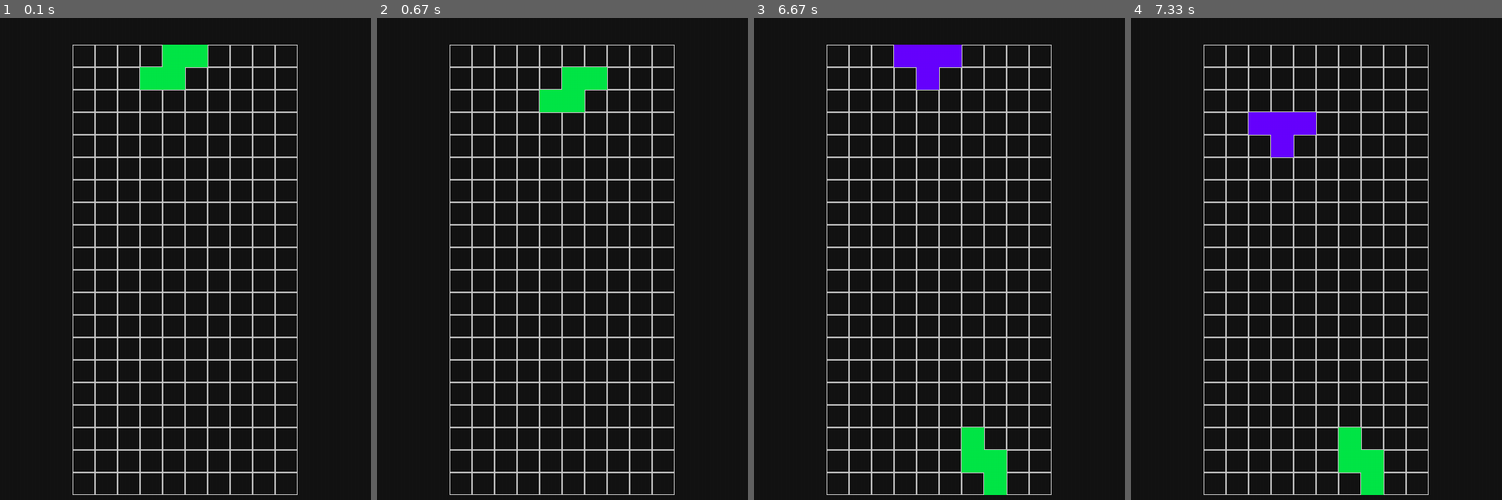
Above: before the commit, frames 1-4 (left to right).
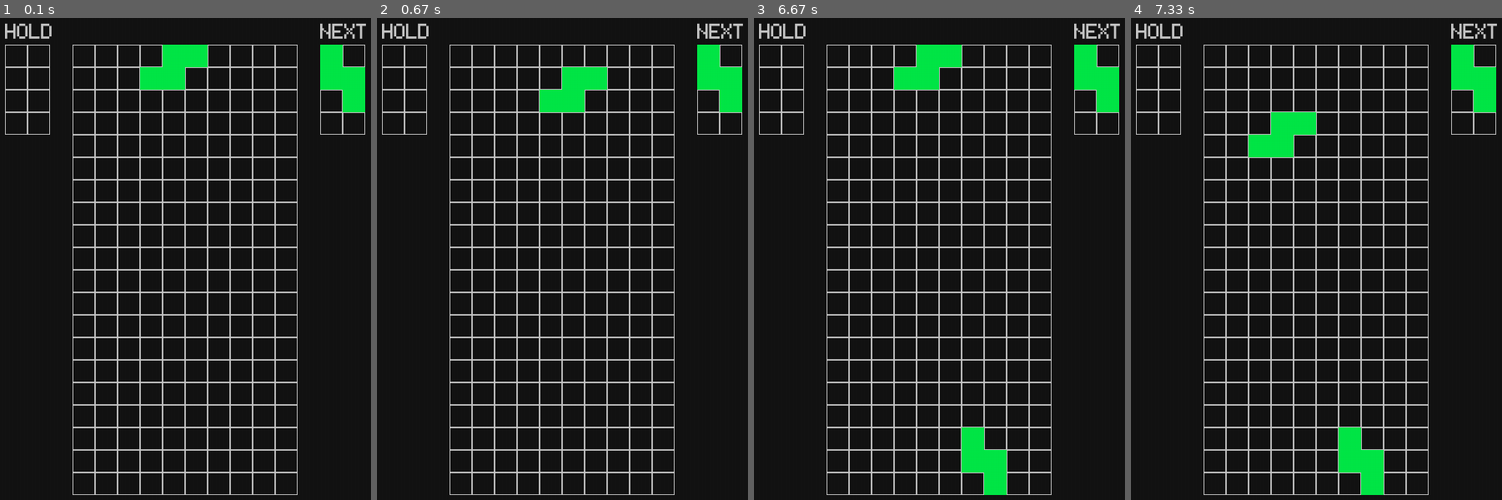
Above: after the commit, the same moments.

Repository: phi-luan/pygame-tetris
Game: pygame game, started from main.py
Two runs of this game, one before a commit and one after it. Both use one fixed random seed, a clock stepped at 60 frames per second and the inputs below.
Inputs:
- Up to frame 1 (0.1 s): no input
- Up to frame 2 (0.67 s): hold Right from 0.33 s (still down)
- Up to frame 3 (6.67 s): release Right at 0.8 s; hold Up 0.83-1.13 s; hold Right 1.17-1.63 s; hold Left 1.67-2.2 s; hold Down 2.23-2.53 s; hold Left 2.57-2.97 s; hold Up 3-3.37 s; hold Right 3.4-4.03 s; hold Down 4.07-4.43 s; hold Left 4.47-4.93 s; hold Right 4.97-5.43 s; hold Up 5.47-5.77 s; hold Right 5.8-6.27 s; hold Left from 6.3 s (still down)
- Up to frame 4 (7.33 s): release Left at 6.83 s; hold Down 6.87-7.17 s; hold Left from 7.2 s (still down)

The runs differ from the first frame. In frame 1, 2.0% of the frame differs, in the area x 1-99%, y 1-25%; in frame 2, 2.0%; in frame 3, 3.4%; in frame 4, 3.4%.

Commit message:
update interface + next block added

Diff:
--- a/blocks/L_block.py
+++ b/blocks/L_block.py
@@ -11,3 +11,6 @@
         fourth = Unit([5, 2], const.BLUE)
 
         self.units.add(first, second, third, fourth)
+
+    def get_still_image(self):
+        return [[(True, const.BLUE) if (i == 0 and j != 3) or (j == 2) else (False, const.WHITE) for i in range(2) ] for j in range(4)]
--- a/blocks/i_block.py
+++ b/blocks/i_block.py
@@ -5,9 +5,12 @@
 class I_Block(Block):
     def __init__(self):
         super().__init__(const.CYAN)
-        first = Unit([4, 0], const.CYAN)
-        second = Unit([4, 1], const.CYAN)
-        third = Unit([4, 2], const.CYAN)
-        fourth = Unit([4, 3], const.CYAN)
+        first = Unit([6, 0], const.CYAN)
+        second = Unit([5, 0], const.CYAN)
+        third = Unit([4, 0], const.CYAN)
+        fourth = Unit([3, 0], const.CYAN)
 
         self.units.add(first, second, third, fourth)
+
+    def get_still_image(self):
+        return [[(True, const.CYAN) if i == 0 else (False, const.WHITE) for i in range(2) ] for j in range(4)]
--- a/blocks/j_block.py
+++ b/blocks/j_block.py
@@ -11,3 +11,6 @@
         fourth = Unit([3, 2], const.ORANGE)
 
         self.units.add(first, second, third, fourth)
+
+    def get_still_image(self):
+        return [[(True, const.ORANGE) if (i == 1 and j != 3) or (j == 2) else (False, const.WHITE) for i in range(2) ] for j in range(4)]
--- a/blocks/o_block.py
+++ b/blocks/o_block.py
@@ -14,3 +14,6 @@
 
     def rotate_right(self, board):
         pass
+
+    def get_still_image(self):
+        return [[(True, const.YELLOW) if (0 < j < 3) else (False, const.WHITE) for i in range(2) ] for j in range(4)]
--- a/blocks/s_block.py
+++ b/blocks/s_block.py
@@ -11,3 +11,6 @@
         fourth = Unit([3, 1], const.GREEN)
 
         self.units.add(first, second, third, fourth)
+
+    def get_still_image(self):
+        return [[(True, const.GREEN) if (i == 0 and j < 2) or (i == 1 and 0 < j <= 2) else (False, const.WHITE) for i in range(2) ] for j in range(4)]
--- a/blocks/t_block.py
+++ b/blocks/t_block.py
@@ -11,3 +11,6 @@
         fourth = Unit([4, 1], const.PURPLE)
 
         self.units.add(first, second, third, fourth)
+
+    def get_still_image(self):
+        return [[(True, const.PURPLE) if (i == 0 and j != 3) or (i == 1 and j == 1) else (False, const.WHITE) for i in range(2) ] for j in range(4)]
--- a/blocks/z_block.py
+++ b/blocks/z_block.py
@@ -11,3 +11,6 @@
         fourth = Unit([5, 1], const.RED)
 
         self.units.add(first, second, third, fourth)
+
+    def get_still_image(self):
+        return [[(True, const.RED) if (i == 0 and 0 < j <= 2) or (i == 1 and j < 2) else (False, const.WHITE) for i in range(2) ] for j in range(4)]
--- a/main.py
+++ b/main.py
@@ -14,7 +14,7 @@
 
 import constants as const
 
-def draw_grid(board):
+def draw_interface(board, next_block):
 
     SCREEN.fill(const.BLACK)
 
@@ -28,6 +28,47 @@
             else:
                 rect = pygame.Rect(x, y, const.BLOCK_SIZE, const.BLOCK_SIZE)
                 pygame.draw.rect(SCREEN, const.WHITE, rect, 1)
+
+    write_text()
+    draw_next_interface(next_block)
+
+
+def draw_next_interface(next_block):
+    next_start_x = const.GRID_END_X + 30
+    next_end_x = const.GRID_END_X + 90
+    next_start_y = const.GRID_START_Y
+    next_end_y = const.GRID_START_Y + 120
+
+    still_image = next_block.get_still_image()
+    for x in range(next_start_x, next_end_x, const.BLOCK_SIZE):
+        for y in range(next_start_y, next_end_y, const.BLOCK_SIZE):
+            i, j = ((x - next_start_x) // const.BLOCK_SIZE, (y - next_start_y) // const.BLOCK_SIZE)
+            filled, color = still_image[j][i]
+
+            if filled:
+                pygame.draw.rect(SCREEN, color, (x, y, const.BLOCK_SIZE, const.BLOCK_SIZE))
+            else:
+                rect = pygame.Rect(x, y, const.BLOCK_SIZE, const.BLOCK_SIZE)
+                pygame.draw.rect(SCREEN, const.WHITE, rect, 1)
+
+
+
+
+
+    # HOLD interface
+    for x in range(const.GRID_START_X - 90, const.GRID_START_X - 30, const.BLOCK_SIZE):
+        for y in range(const.GRID_START_Y, const.GRID_START_Y + 120, const.BLOCK_SIZE):
+            rect = pygame.Rect(x, y, const.BLOCK_SIZE, const.BLOCK_SIZE)
+            pygame.draw.rect(SCREEN, const.WHITE, rect, 1)
+
+def write_text():
+    text_font = pygame.font.Font("font/Pixeltype.ttf", 43)
+    next_message = text_font.render(f'NEXT', False, const.WHITE)
+    next_message_rect = next_message.get_rect(bottomleft=(const.GRID_END_X + 30, const.GRID_START_Y))
+    hold_message = text_font.render(f'HOLD', False, const.WHITE)
+    hold_message_rect = next_message.get_rect(bottomleft=(const.GRID_START_X - 90, const.GRID_START_Y))
+    SCREEN.blit(next_message, next_message_rect)
+    SCREEN.blit(hold_message, hold_message_rect)
 
 def check_user_input(current_block, board):
     for event in pygame.event.get():
@@ -57,14 +98,18 @@
     board = Board()
     blocks = [I_Block, L_Block, J_Block, O_Block, T_Block, S_Block, Z_Block]
     current_block = choice(blocks)()
+    next_block = choice(blocks)()
 
     while True:
         check_user_input(current_block, board)
-        draw_grid(board)
+        draw_interface(board, next_block)
 
         if current_block.is_settled:
-            current_block = choice(blocks)()
+            current_block = next_block
+            next_block = choice(blocks)()
+
             pygame.time.set_timer(current_block.next_frame_event, 400)
+
 
         current_block.draw(SCREEN)
         pygame.display.update()
Binary file added: font/Pixeltype.ttf
